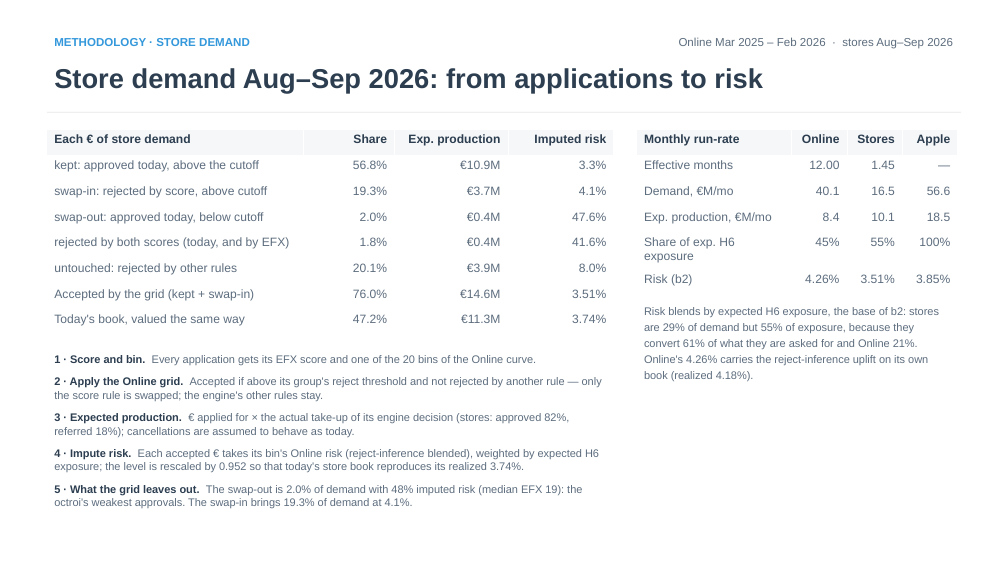
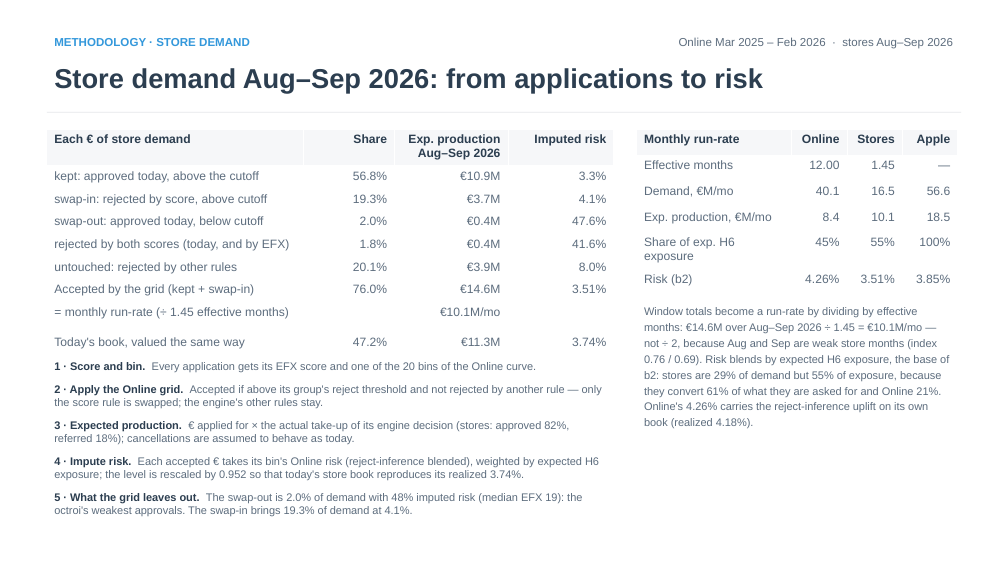
Before and after one commit to iocariz/scoring_tools, a slide deck: slide 10 of output/apple_deck/Apple_EFX_Study.pptx. Drawn at 1008x567 pixels with LibreOffice and Linux fonts; fonts in the diff are those of the drawing. Boxes give left, top, right and bottom in pixels: in the first picture for what was removed or moved away, otherwise in the second. Text is boxed around its words. In the diff, an @@ line names an element or a change of style, - is before the commit and + after.

```diff
--- a/output/apple_deck/Apple_EFX_Study.pptx
+++ b/output/apple_deck/Apple_EFX_Study.pptx
@@ table at (47, 129, 614, 353) @@
-row 1, column 3: Exp. production
+row 1, column 3: Exp. production / Aug–Sep 2026
+row 8: = monthly run-rate (÷ 1.45 effective months) |  | €10.1M/mo | 
@@ text at (644, 307, 949, 428): text changed @@
-Risk blends by expected H6 exposure, the base of b2: stores are 29% of demand but 55% of exposure, because they convert 61% of what they are asked for and Online 21%. Online's 4.26% carries the reject-inference uplift on its own book (realized 4.18%).
+Window totals become a run-rate by dividing by effective months: €14.6M over Aug–Sep 2026 ÷ 1.45 = €10.1M/mo — not ÷ 2, because Aug and Sep are weak store months (index 0.76 / 0.69). Risk blends by expected H6 exposure, the base of b2: stores are 29% of demand but 55% of exposure, because they convert 61% of what they are asked for and Online 21%. Online's 4.26% carries the reject-inference uplift on its own book (realized 4.18%).
@@ text "1 · Score and bin. ...": place and size @@
-text "1 · Score and bin. ..." at (54, 355, 602, 508)
+text "1 · Score and bin. ..." at (54, 362, 602, 516)
```
Also in this commit, not shown: 3 other files.
